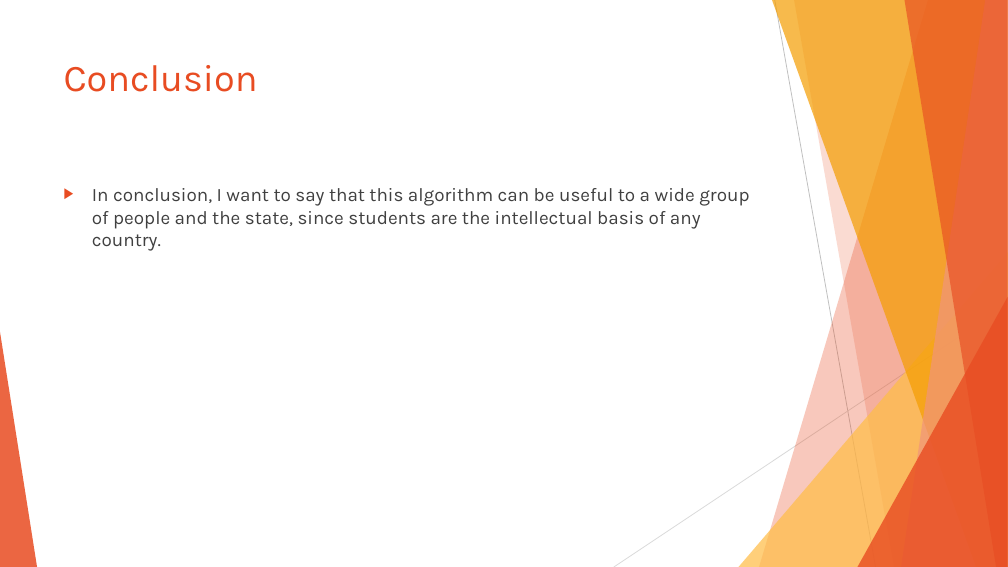
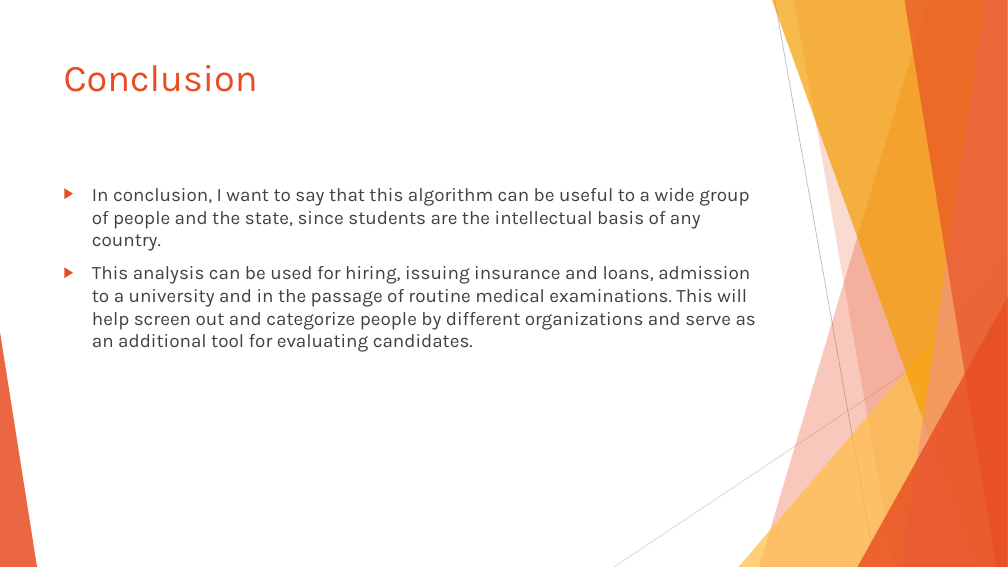
Before and after one commit to BauyrzhanAzimkhanov/Machine-learning, a slide deck: slide 8 of Project.pptx (slide 6 before the commit). Drawn at 1008x567 pixels with LibreOffice and Linux fonts; fonts in the diff are those of the drawing. Boxes give left, top, right and bottom in pixels: in the first picture for what was removed or moved away, otherwise in the second. Text is boxed around its words. In the diff, an @@ line names an element or a change of style, - is before the commit and + after.

```diff
--- a/Project.pptx
+++ b/Project.pptx
@@ text at box(92, 266, 756, 352): paragraph added @@
+▶ This analysis can be used for hiring, issuing insurance and loans, admission to a university and in the passage of routine medical examinations. This will help screen out and categorize people by different organizations and serve as an additional tool for evaluating candidates.
```
Also in this commit, not shown: 5 other slides changed, 2 slides added, 13 other files.
